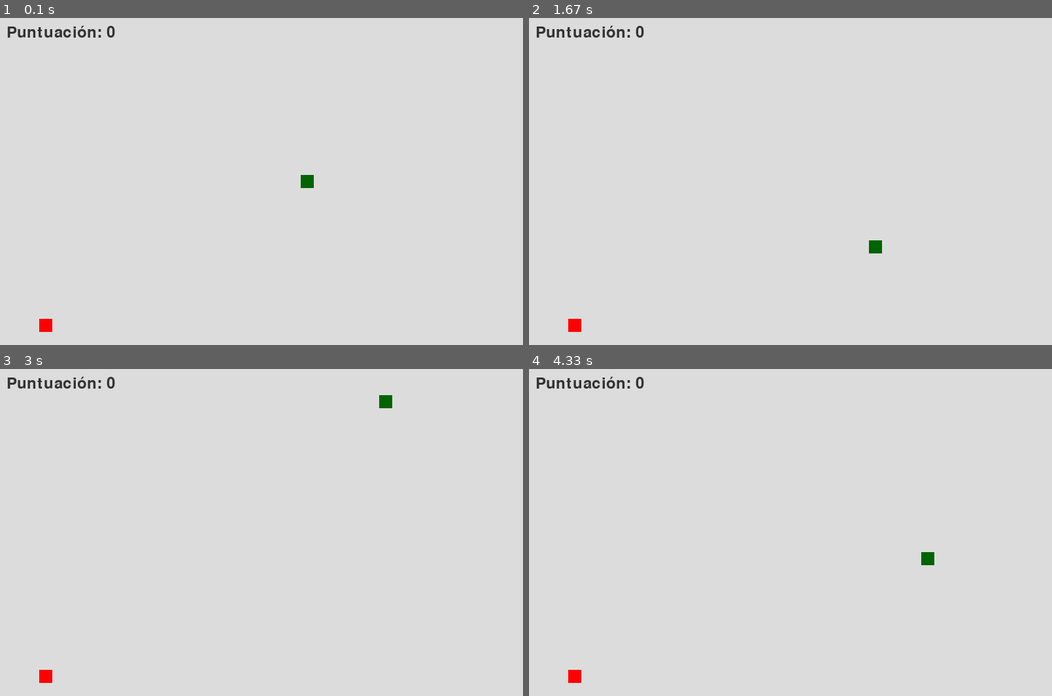
Above: before the commit, frames 1-4 (two rows, left to right).
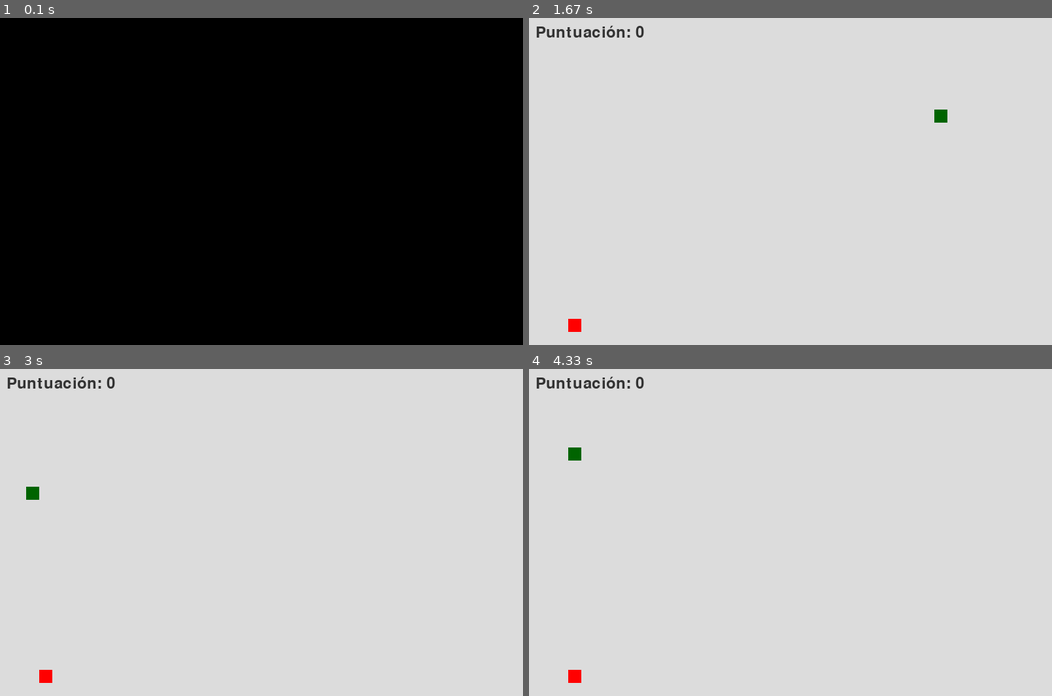
Above: after the commit, the same moments.

Repository: zhaska081-ux/Mecanica_snake
Game: pygame game, started from Snake_pygame.py
Same seed, same stepped clock (60 frames per second), same inputs: the game is played once before the commit and once after it.
Inputs:
- Up to frame 1 (0.1 s): no input
- Up to frame 2 (1.67 s): tap Space at 0.33 s; hold Up 1.17-1.63 s
- Up to frame 3 (3 s): hold Right 1.67-2.13 s; hold Left 2.17-2.7 s; hold Down from 2.73 s (still down)
- Up to frame 4 (4.33 s): release Down at 3.03 s; hold Left 3.07-3.47 s; hold Up 3.5-3.87 s; hold Right from 3.9 s (still down)

The runs differ from the first frame. In frame 1, 100% of the frame differs, in the area x 0-100%, y 0-100%; in frame 2, 0.2%; in frame 3, 0.2%; in frame 4, 0.2%.

Commit message:
Actualizacion pygame final

Diff:
--- a/Snake_pygame.py
+++ b/Snake_pygame.py
@@ -18,7 +18,7 @@
 COLOR_TEXT = (51, 51, 51)           # Gris oscuro (similar a #333)
 
 # Velocidad del juego (FPS o Ticks por segundo)
-GAME_SPEED = 40 # 10 actualizaciones por segundo (similar a 75ms/tick)
+GAME_SPEED = 10 # 10 actualizaciones por segundo (similar a 75ms/tick)
 
 # --- 2. CLASE COMIDA (FOOD) ---
 class Food:
@@ -104,11 +104,9 @@
         """Agrega un nuevo segmento al final del cuerpo."""
         # Simplemente insertamos una copia del último segmento.
         # La próxima llamada a move() lo moverá al lugar correcto.
-        #tail = self.body[-1]
-        #self.body.append(tail)
-
-    # Se ha eliminado el método check_self_collision() para permitir que la serpiente
-    # pase a través de sí misma sin terminar el juego.
+        tail = self.body[-1]
+        self.body.append(tail)
+
 
     def draw(self):
         """Dibuja la serpiente, con un color diferente para la cabeza."""
